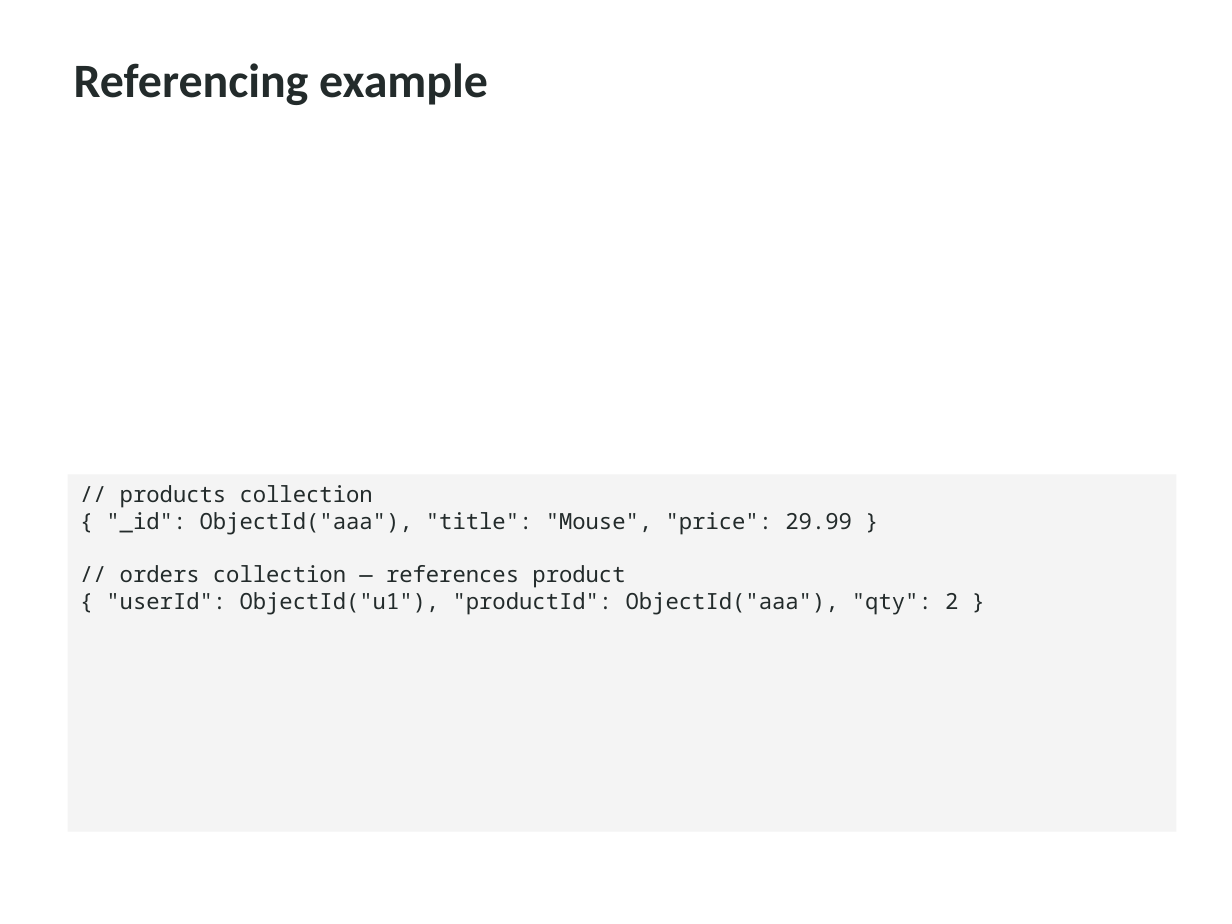
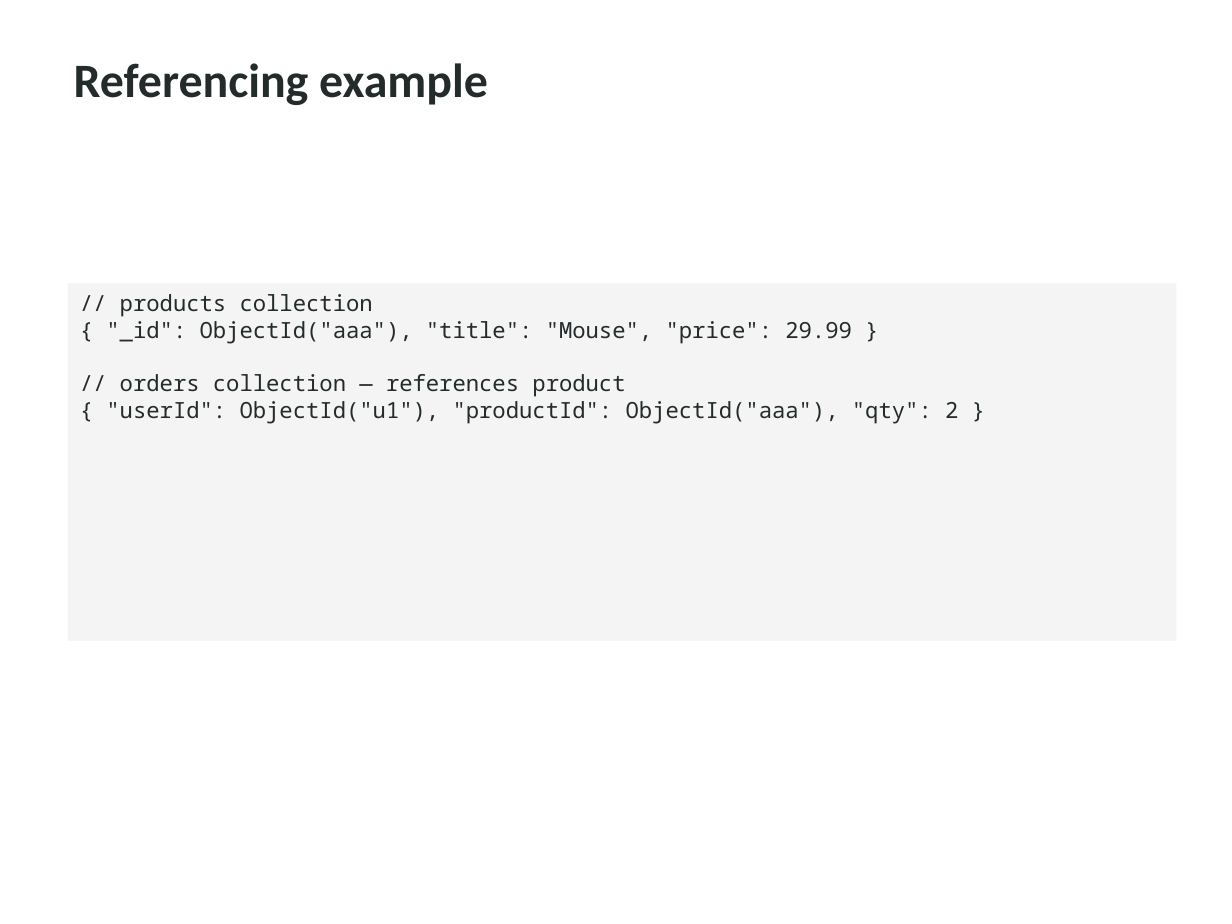
Before and after one commit to kashiraza01/MERN-Lectures, a slide deck: slide 33 of Week 5/Day 22/Lecture Day 22 - Introduction to MongoDB.pptx. Drawn at 1232x924 pixels with LibreOffice and Linux fonts; fonts in the diff are those of the drawing. Boxes give left, top, right and bottom in pixels: in the first picture for what was removed or moved away, otherwise in the second. Text is boxed around its words. In the diff, an @@ line names an element or a change of style, - is before the commit and + after.

```diff
--- a/Week 5/Day 22/Lecture Day 22 - Introduction to MongoDB.pptx
+++ b/Week 5/Day 22/Lecture Day 22 - Introduction to MongoDB.pptx
@@ rectangle "// products collection": place and size @@
-rectangle "// products collection" at (68, 474, 1177, 832)
+rectangle "// products collection" at (68, 283, 1177, 641)
```
Also in this commit, not shown: 4 other slides changed, 4 slides removed.
